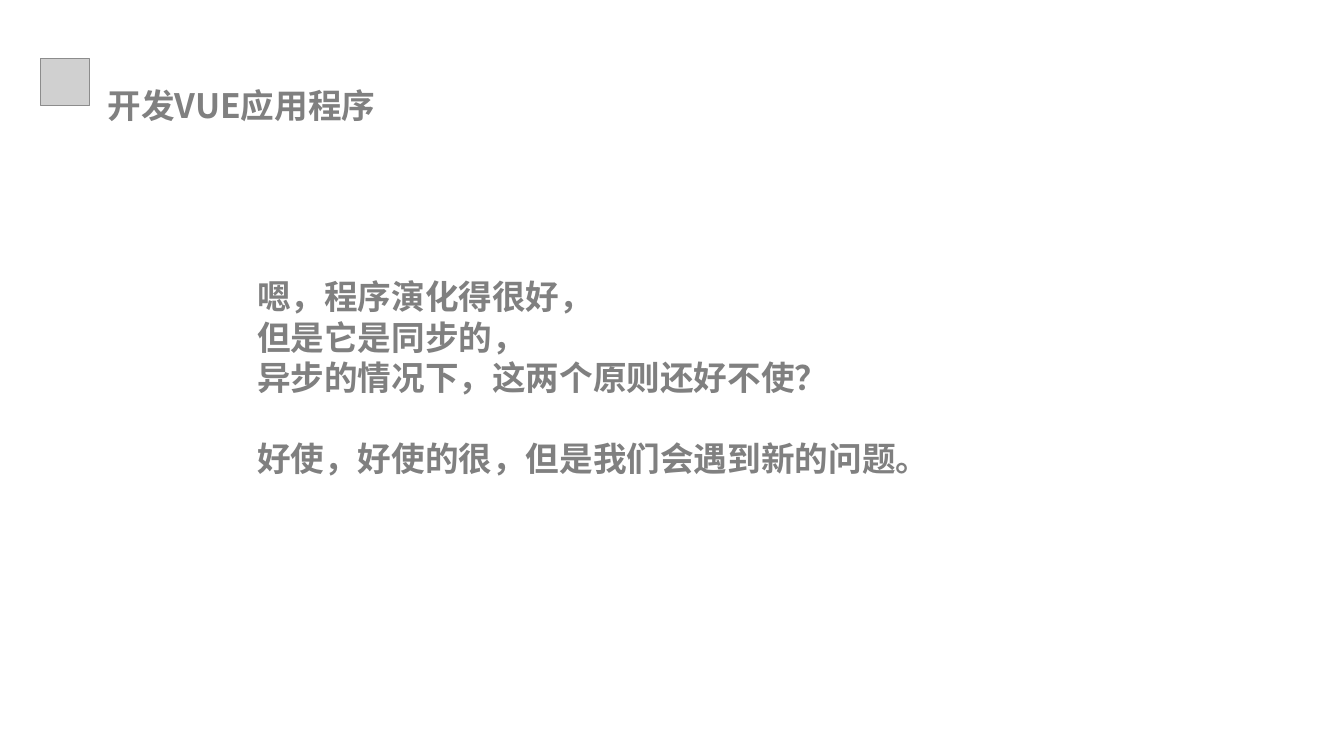
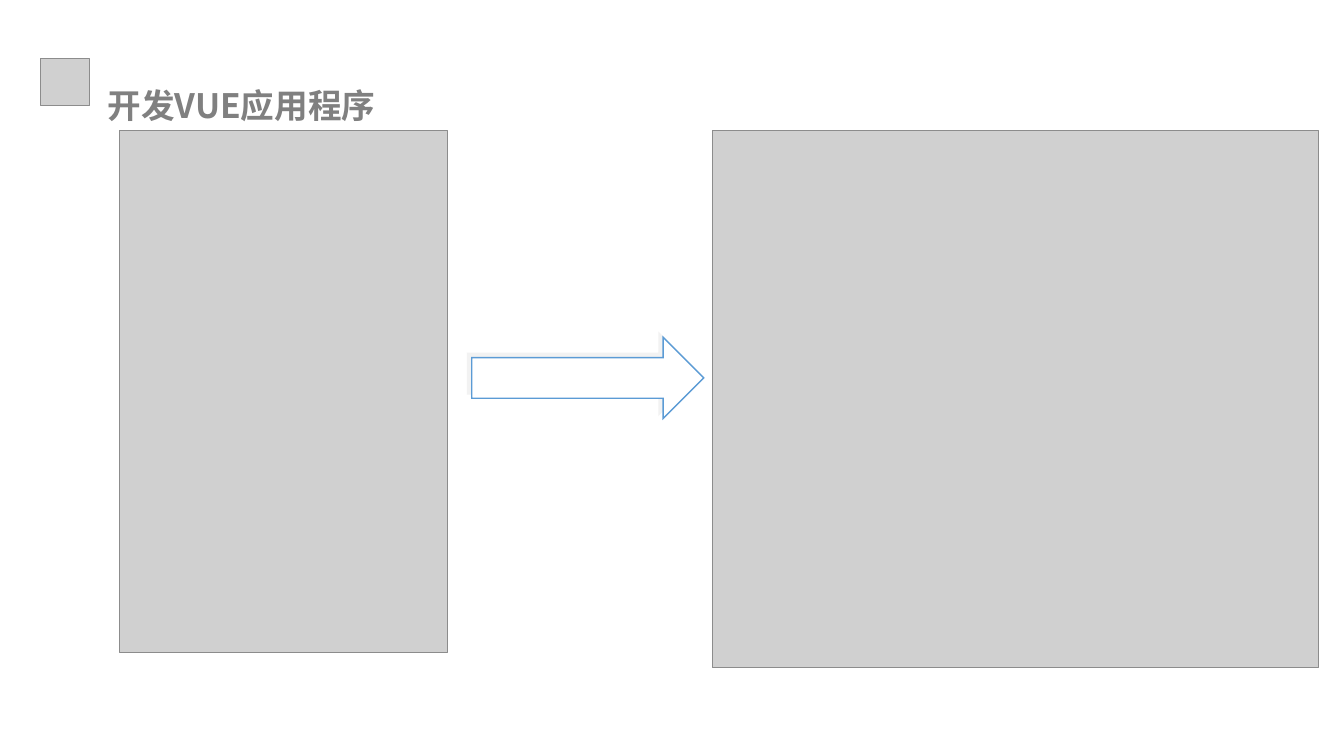
Before and after one commit to xiaozs/ppt, a slide deck: slide 60 of 3.开发VUE应用程序.pptx. Drawn at 1344x756 pixels with LibreOffice and Linux fonts; fonts in the diff are those of the drawing; grey boxes stand for pictures; background and template pictures are left out. Boxes give left, top, right and bottom in pixels: in the first picture for what was removed or moved away, otherwise in the second. Text is boxed around its words. In the diff, an @@ line names an element or a change of style, - is before the commit and + after.

```diff
--- a/3.开发VUE应用程序.pptx
+++ b/3.开发VUE应用程序.pptx
@@ picture added at box(120, 130, 449, 652) @@
@@ picture added at box(713, 130, 1296, 652) @@
@@ picture added at box(713, 130, 1320, 667) @@
@@ text removed at box(257, 280, 929, 476) @@
-嗯，程序演化得很好，
-但是它是同步的，
-异步的情况下，这两个原则还好不使？
-好使，好使的很，但是我们会遇到新的问题。
@@ right arrow added at box(472, 338, 704, 419), fill #FFFFFF, outline #5B9BD5 1 pt @@
```
Also in this commit, not shown: 1 slide added, 6 other files.
